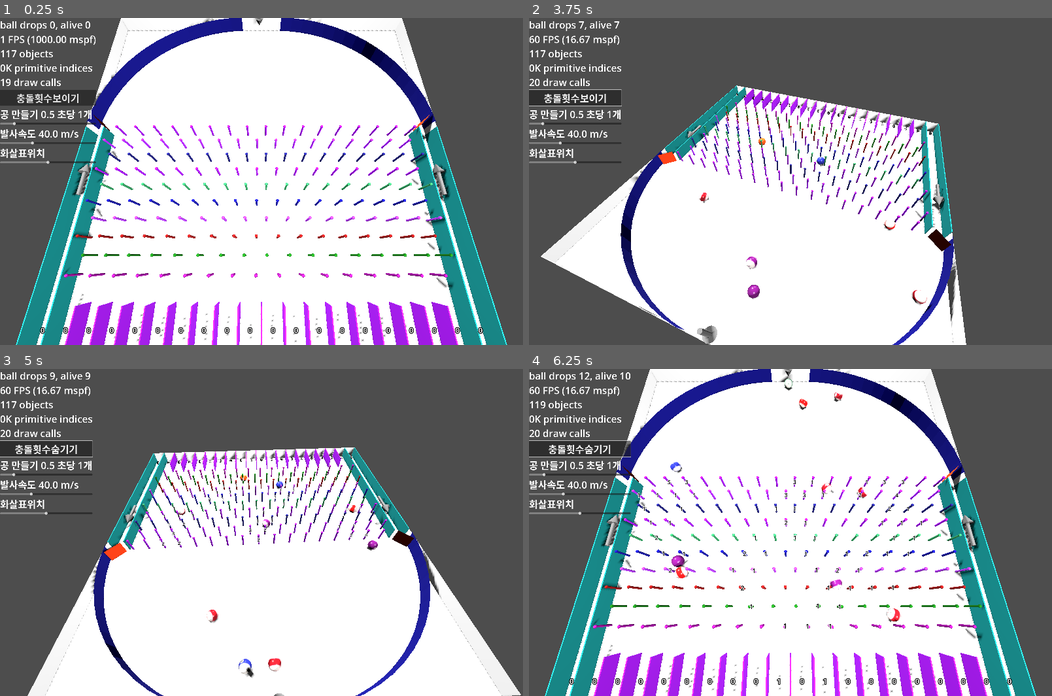
Above: before the commit, frames 1-4 (two rows, left to right).
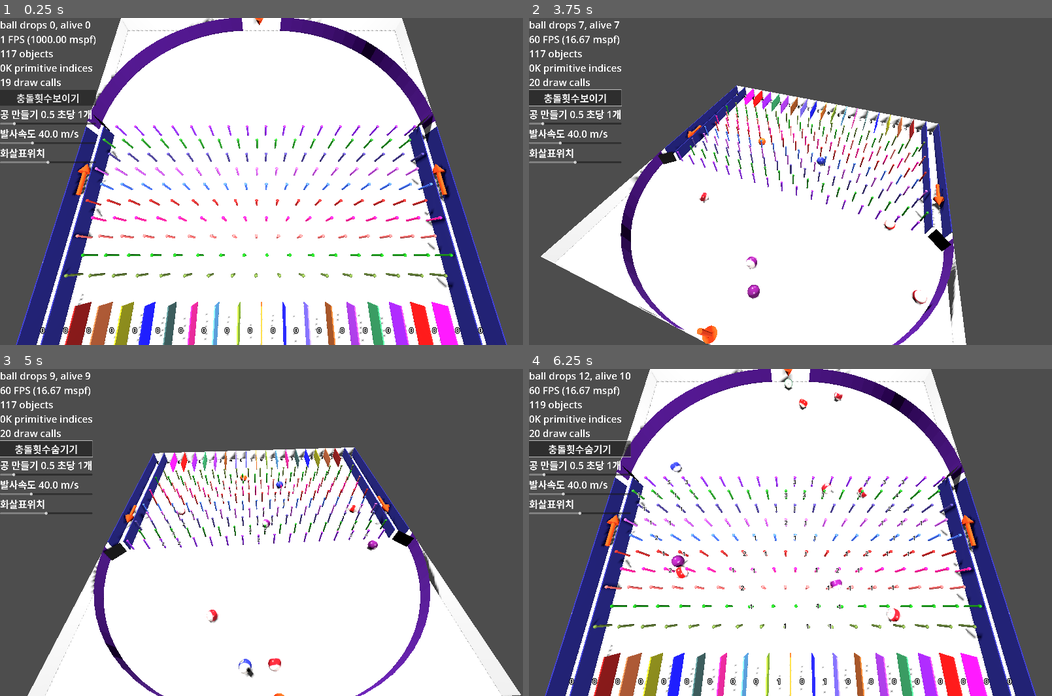
Above: after the commit, the same moments.

Repository: kasworld/gd4pinball
Game: Godot game, scene res://main.tscn
The game is run twice, just before and just after one commit, with the same random seed, the same clock (stepped at 60 frames per second) and the same inputs.
Inputs (mouse positions are in pixels of both pictures, inside the frame that each line leads up to):
- Up to frame 1 (0.25 s): no input
- Up to frame 2 (3.75 s): click "충돌횟수보이기" at 0.5 s; click "충돌횟수숨기기" at 1.25 s; tap Enter at 2, 2.1, 3.6 s; move the mouse to (905, 165) at 2.02 s; hold Right 2.03-2.78 s; click (905, 165) at 2.17 s; move the mouse to (685, 197) at 2.77 s; hold Left 2.78-3.53 s; tap 1 at 2.85 s; move the mouse to (842, 109) at 3.52 s; hold Right from 3.53 s (still down)
- Up to frame 3 (5 s): keep holding Right; move the mouse to (235, 597) at 4.27 s; tap 1 at 4.35 s; click (235, 597) at 4.42 s
- Up to frame 4 (6.25 s): move the mouse to (947, 581) at 5.02 s; release Right at 5.03 s; hold Left from 5.03 s (still down); tap Enter at 5.1 s; move the mouse to (633, 483) at 5.77 s; tap 1 at 5.85 s

The runs differ from the first frame. In frame 1, 17% of the frame differs, in the area x 3-97%, y 0-100%; in frame 2, 5.3%; in frame 3, 5.1%; in frame 4, 17%.

Commit message:
dark_colors.shuffle

Diff:
--- a/main.gd
+++ b/main.gd
@@ -5,9 +5,16 @@
 var ball_end_count :Array = []
 var 충돌횟수보이기 := false
 
+func get_randomcolor() -> Color:
+	var co = dark_colors.pop_front()
+	dark_colors.push_back(co)
+	return co[0]
+
 func _ready() -> void:
 	dark_colors = NamedColorList.make_dark_color_list(0.5)
-	var co = dark_colors.pick_random()[0]
+	dark_colors.shuffle()
+
+	var co = get_randomcolor()
 	var l = Config.BallRadius*6
 	var w = Config.BallRadius/3
 	var w2 = Config.BallRadius*1
@@ -47,25 +54,28 @@
 		$BallEndCounterContainer.add_child(lb)
 		ball_end_count.append(0)
 
-	var co = dark_colors.pick_random()[0]
+	var w
+	var co = get_randomcolor()
 	for x in range(2,Config.WorldSize.x-1):
-		var w = preload("res://칸막이.tscn").instantiate().set_color(co
+		co = get_randomcolor()
+		w = preload("res://칸막이.tscn").instantiate().set_color(co
 			).set_size( Vector3(Config.BallRadius/6, Config.WorldSize.y, 2) )
 		w.position = Vector3(x, Config.WorldSize.y/2, Config.WorldSize.z-1)
 		add_child(w)
 
-	co = dark_colors.pick_random()[0]
+	co = get_randomcolor()
 	for x in [0, 1, Config.WorldSize.x-1, Config.WorldSize.x]:
 		var l = Config.WorldSize.z -Config.BounceArchRadius
-		var w = preload("res://칸막이.tscn").instantiate().set_color(co
+		w = preload("res://칸막이.tscn").instantiate().set_color(co
 			).set_size( Vector3(Config.BallRadius/6, Config.WorldSize.y, l) )
 		w.position = Vector3(x, Config.WorldSize.y/2, Config.WorldSize.z-l/2)
 		add_child(w)
 
-	co = dark_colors.pick_random()[0]
+	var rad
+	co = get_randomcolor()
 	for deg in range(5,90,5):
-		var rad = deg_to_rad(deg)
-		var w = preload("res://반사판.tscn").instantiate().set_color(co)
+		rad = deg_to_rad(deg)
+		w = preload("res://반사판.tscn").instantiate().set_color(co)
 		w.rotate_y(rad)
 		w.position = -Vector3(sin(rad), 0, cos(rad))*Config.BounceArchRadius + Vector3(Config.BounceArchRadius,Config.WorldSize.y/2,Config.BounceArchRadius)
 		add_child(w)
@@ -75,10 +85,10 @@
 		w.position = Vector3(sin(rad), 0, cos(rad) )*Config.BounceArchRadius + Vector3(Config.WorldSize.x-Config.BounceArchRadius,Config.WorldSize.y/2,Config.BounceArchRadius)
 		add_child(w)
 
-	co = dark_colors.pick_random()[0]
-	var rad = deg_to_rad(45)
+	co = get_randomcolor()
+	rad = deg_to_rad(45)
 	var pos_z := Config.BounceArchRadius -0.5
-	var w = preload("res://반사판.tscn").instantiate().set_color(co)
+	w = preload("res://반사판.tscn").instantiate().set_color(co)
 	w.rotate_y(PI-rad)
 	w.position = Vector3(sin(rad)*0.7, Config.WorldSize.y/2, pos_z )
 	add_child(w)
@@ -96,7 +106,7 @@
 	return lb
 
 func draw_pin_line(p1 :Vector3, p2 :Vector3, pin_count :int) -> void:
-	var co = dark_colors.pick_random()[0]
+	var co = get_randomcolor()
 	for i in pin_count:
 		var rate := float(i)/float(pin_count-1)
 		var b = preload("res://pin.tscn").instantiate().set_color(co
